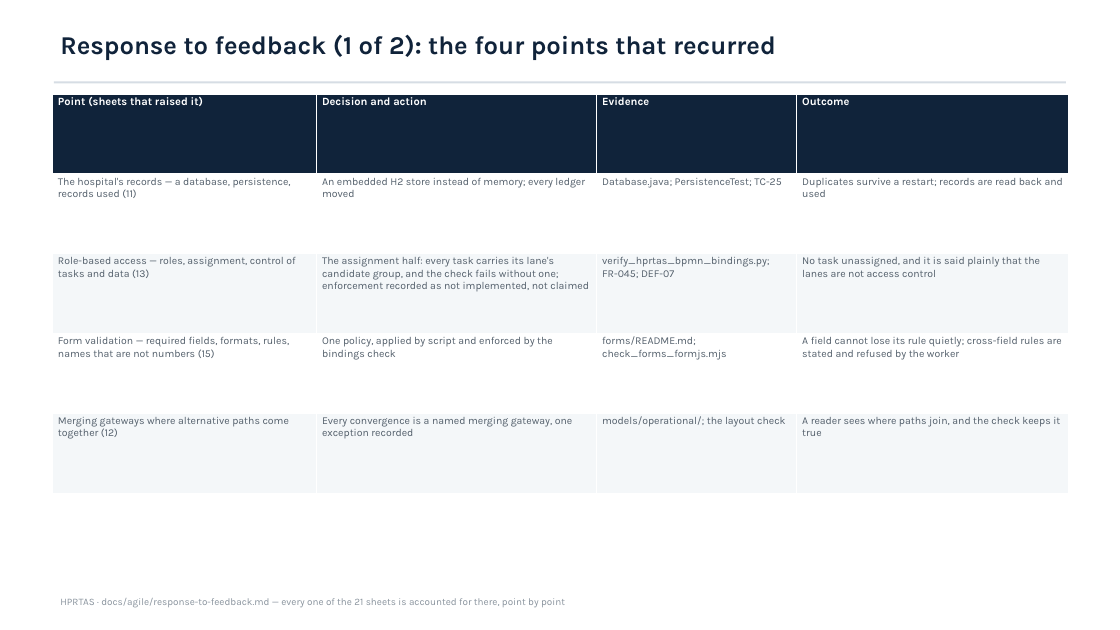
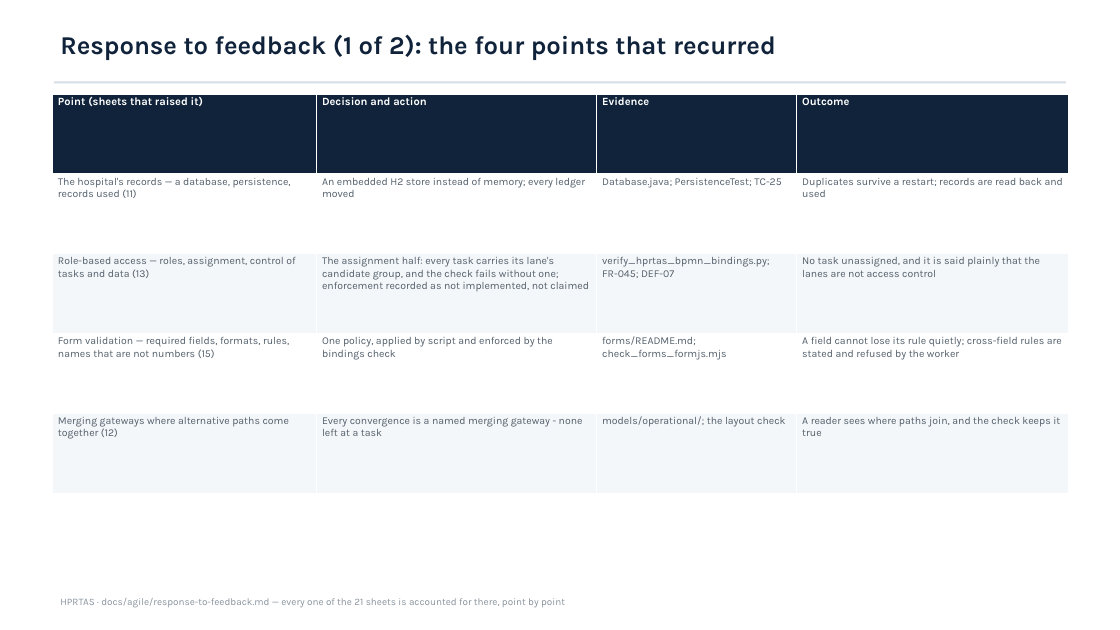
Before and after one commit to GuardFell/HPRTAS, a slide deck: slide 9 of HPRTAS - Second Release.pptx. Drawn at 1120x630 pixels with LibreOffice and Linux fonts; fonts in the diff are those of the drawing. Boxes give left, top, right and bottom in pixels: in the first picture for what was removed or moved away, otherwise in the second. Text is boxed around its words. In the diff, an @@ line names an element or a change of style, - is before the commit and + after.

```diff
--- a/HPRTAS - Second Release.pptx
+++ b/HPRTAS - Second Release.pptx
@@ table at [52, 94, 1068, 493] @@
-row 5, column 2: Every convergence is a named merging gateway, one exception recorded
+row 5, column 2: Every convergence is a named merging gateway - none left at a task
```
Also in this commit, not shown: 2 other slides changed, 10 other files.
